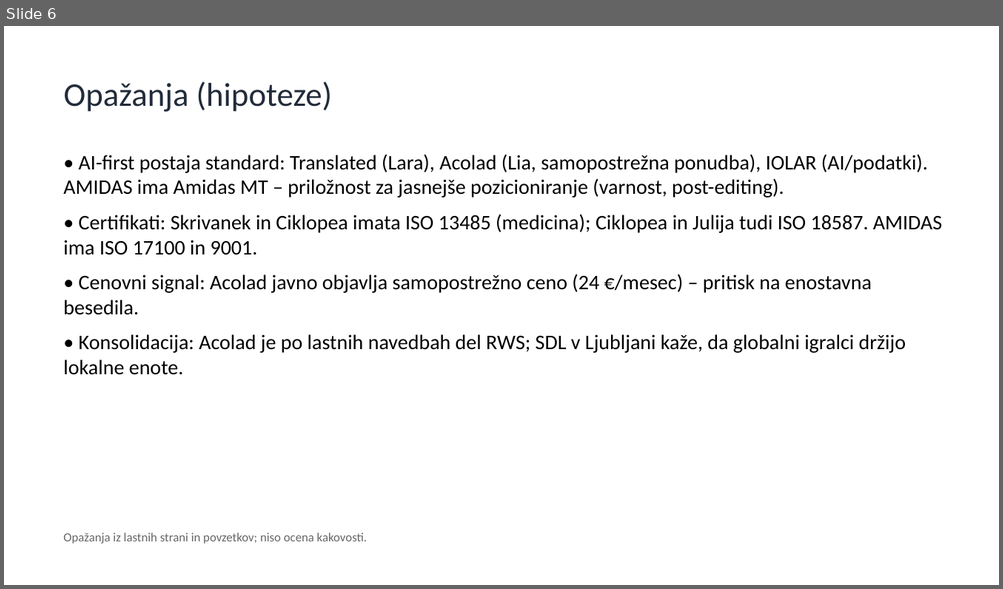
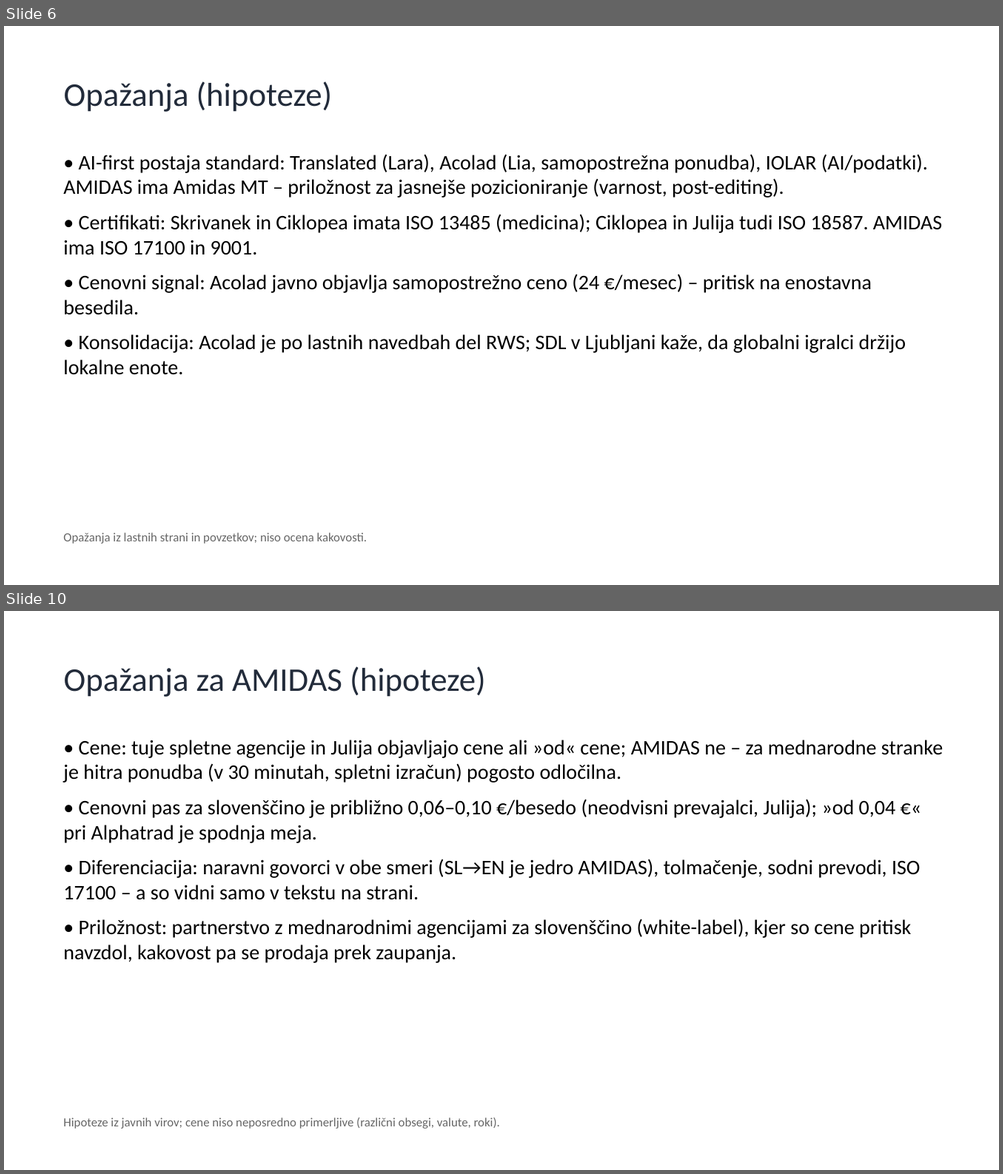
Before and after one commit to matjazambroz/github, a slide deck: analiza/analiza_konkurence_EU.pptx. Shown one above the other, each under a label of ours: slide 6 before the commit, slides 6 and 10 after it; the slides between them are not shown. The pictures are 1003x589 and 1003x1174 pixels, drawn with LibreOffice and Linux fonts; fonts in the diff are those of the drawing. Boxes give left, top, right and bottom in pixels: in the first picture for what was removed or moved away, otherwise in the second. Text is boxed around its words. In the diff, an @@ line names an element or a change of style, - is before the commit and + after.

```diff
--- a/analiza/analiza_konkurence_EU.pptx
+++ b/analiza/analiza_konkurence_EU.pptx
@@ slide 10 added at <box>4,611,999,1170</box>, background #FFFFFF @@
@@ title added at <box>64,667,486,697</box>, 32 pt, text #222B3A @@
+Opažanja za AMIDAS (hipoteze)
@@ text added at <box>63,740,942,963</box>, 20 pt, text #000000 @@
+• Cene: tuje spletne agencije in Julija objavljajo cene ali »od« cene; AMIDAS ne – za mednarodne stranke je hitra ponudba (v 30 minutah, spletni izračun) pogosto odločilna.
+• Cenovni pas za slovenščino je približno 0,06–0,10 €/besedo (neodvisni prevajalci, Julija); »od 0,04 €« pri Alphatrad je spodnja meja.
+• Diferenciacija: naravni govorci v obe smeri (SL→EN je jedro AMIDAS), tolmačenje, sodni prevodi, ISO 17100 – a so vidni samo v tekstu na strani.
+• Priložnost: partnerstvo z mednarodnimi agencijami za slovenščino (white-label), kjer so cene pritisk navzdol, kakovost pa se prodaja prek zaupanja.
@@ text added at <box>63,1118,500,1129</box>, 12 pt, text #666666 @@
+Hipoteze iz javnih virov; cene niso neposredno primerljive (različni obsegi, valute, roki).
```
Also in this commit, not shown: 3 slides changed, 3 other slides added, 1 other file.
